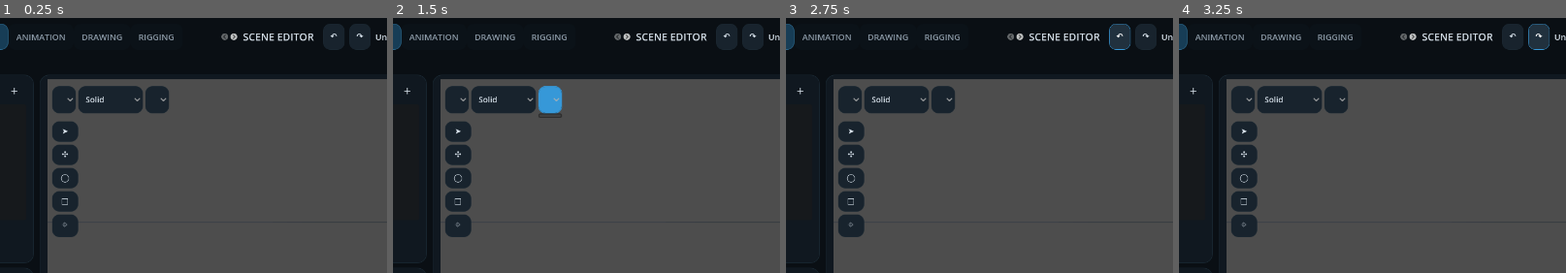
Above: before the commit, frames 1-4 (left to right).
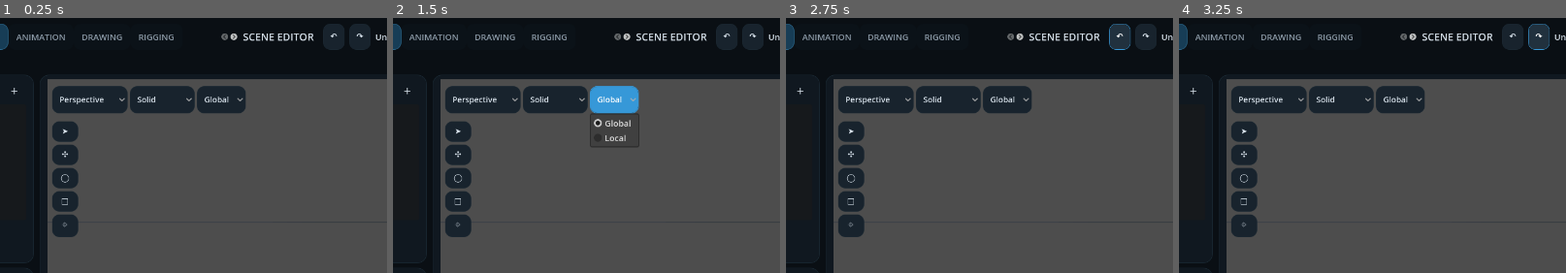
Above: after the commit, the same moments.

Repository: Onnevan/Kabuki
Game: Godot game, scene res://editor/main.tscn
Two runs of this game, one before a commit and one after it. Both use one fixed random seed, a clock stepped at 60 frames per second and the inputs below.
Inputs (mouse positions are % of the whole screen's width and height, from its top left; square brackets give the same spot before the commit, where the layout moved):
- Up to frame 1 (0.25 s): no input
- Up to frame 2 (1.5 s): click (27, 16) [23, 16] at 0.5 s; click (44, 16) [35, 16] at 1.25 s
- Up to frame 3 (2.75 s): click "↶" at 2 s
- Up to frame 4 (3.25 s): click "↷" at 2.75 s
The pictures show only the part of the screen within x 15-65%, y 0-50%; the shares and areas given below are measured in that part.

The runs differ from the first frame. In frame 1, 2.5% of the frame differs, in the area x 15-64%, y 26-38%; in frame 2, 3.6%, in the area x 15-64%, y 26-51%; in frame 3, 2.5%; in frame 4, 2.5%.

Commit message:
Wire projection and transform-space viewport controls

Diff:
--- a/editor/main.gd
+++ b/editor/main.gd
@@ -84,6 +84,7 @@
 var render_camera_id := ""
 var camera_view_active := false
 var editor_view_before_camera: Dictionary = {}
+var transform_space: int = 0 # 0 global, 1 local
 
 func _ready() -> void:
 	theme = KabukiThemeBuilder.build()
@@ -96,6 +97,7 @@
 		interpolation.add_item(label)
 	interpolation.select(1)
 	_setup_shading_menu()
+	_setup_viewport_controls()
 	_setup_add_object_menu()
 	_setup_property_panels()
 	_on_auto_key_toggled(auto_key.button_pressed)
@@ -162,6 +164,34 @@
 		if accumulator >= 1.0 / ProjectStore.fps:
 			accumulator = 0.0
 			ProjectStore.set_frame((ProjectStore.current_frame + 1) % (ProjectStore.duration_frames + 1))
+
+func _setup_viewport_controls() -> void:
+	%ProjectionMode.clear()
+	%ProjectionMode.add_item("Perspective")
+	%ProjectionMode.add_item("Orthographic")
+	%ProjectionMode.select(0 if camera.projection == Camera3D.PROJECTION_PERSPECTIVE else 1)
+	%ProjectionMode.item_selected.connect(_on_projection_mode_selected)
+	%TransformSpace.clear()
+	%TransformSpace.add_item("Global")
+	%TransformSpace.add_item("Local")
+	%TransformSpace.select(transform_space)
+	%TransformSpace.item_selected.connect(_on_transform_space_selected)
+
+func _on_projection_mode_selected(index: int) -> void:
+	if index == 0:
+		camera.projection = Camera3D.PROJECTION_PERSPECTIVE
+		status.text = "Perspective view"
+	else:
+		camera.projection = Camera3D.PROJECTION_ORTHOGONAL
+		status.text = "Orthographic view"
+
+func _on_transform_space_selected(index: int) -> void:
+	transform_space = index
+	status.text = "Local transform orientation" if transform_space == 1 else "Global transform orientation"
+	if selected_scene_node != null and is_instance_valid(selected_scene_node):
+		gizmo.attach(selected_scene_node if transform_space == 1 else selected_scene_node)
+	# TransformGizmo reads this flag when drawing and dragging axes.
+	gizmo.set_orientation_local(transform_space == 1)
 
 func _setup_shading_menu() -> void:
 	%ShadingMode.clear()
